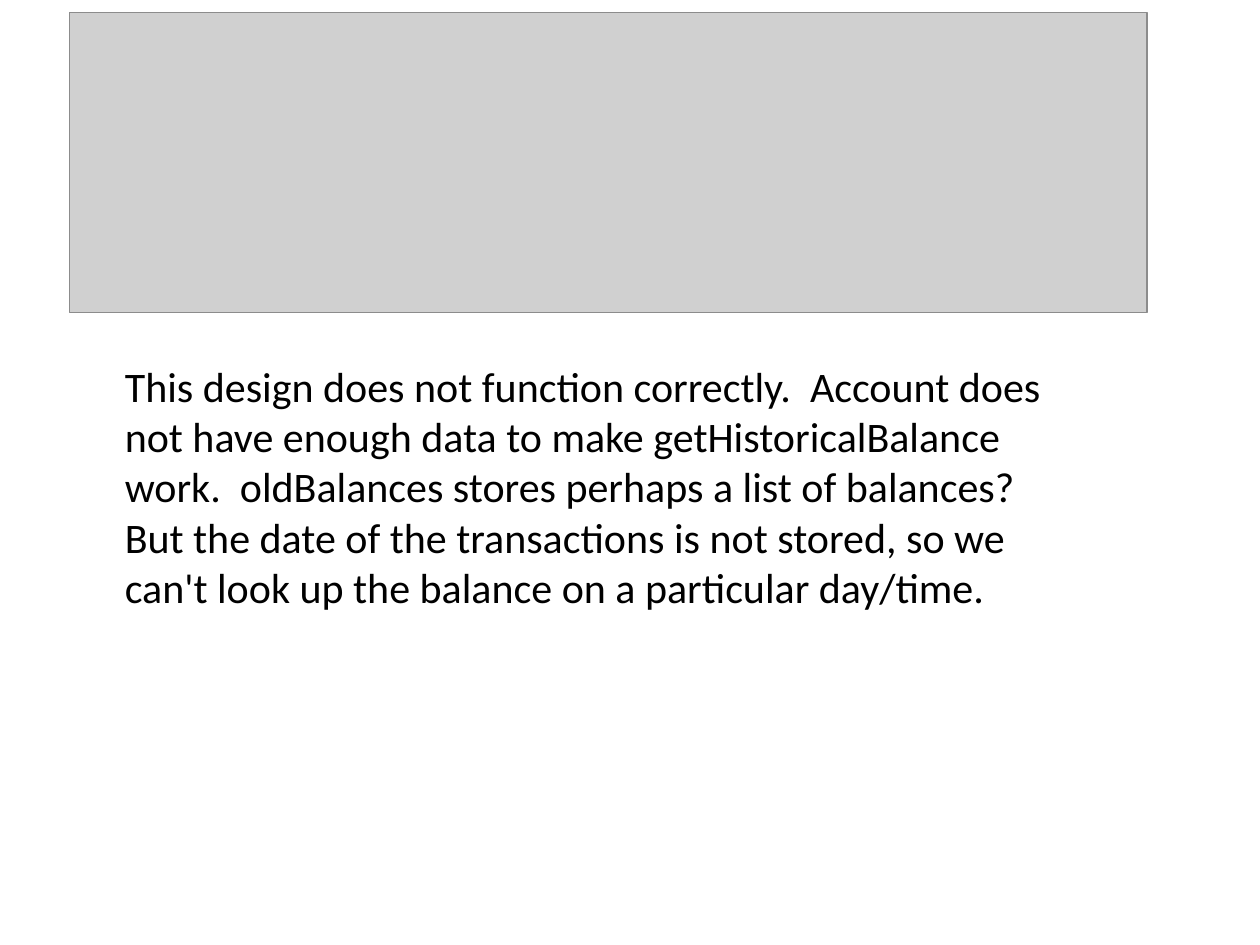
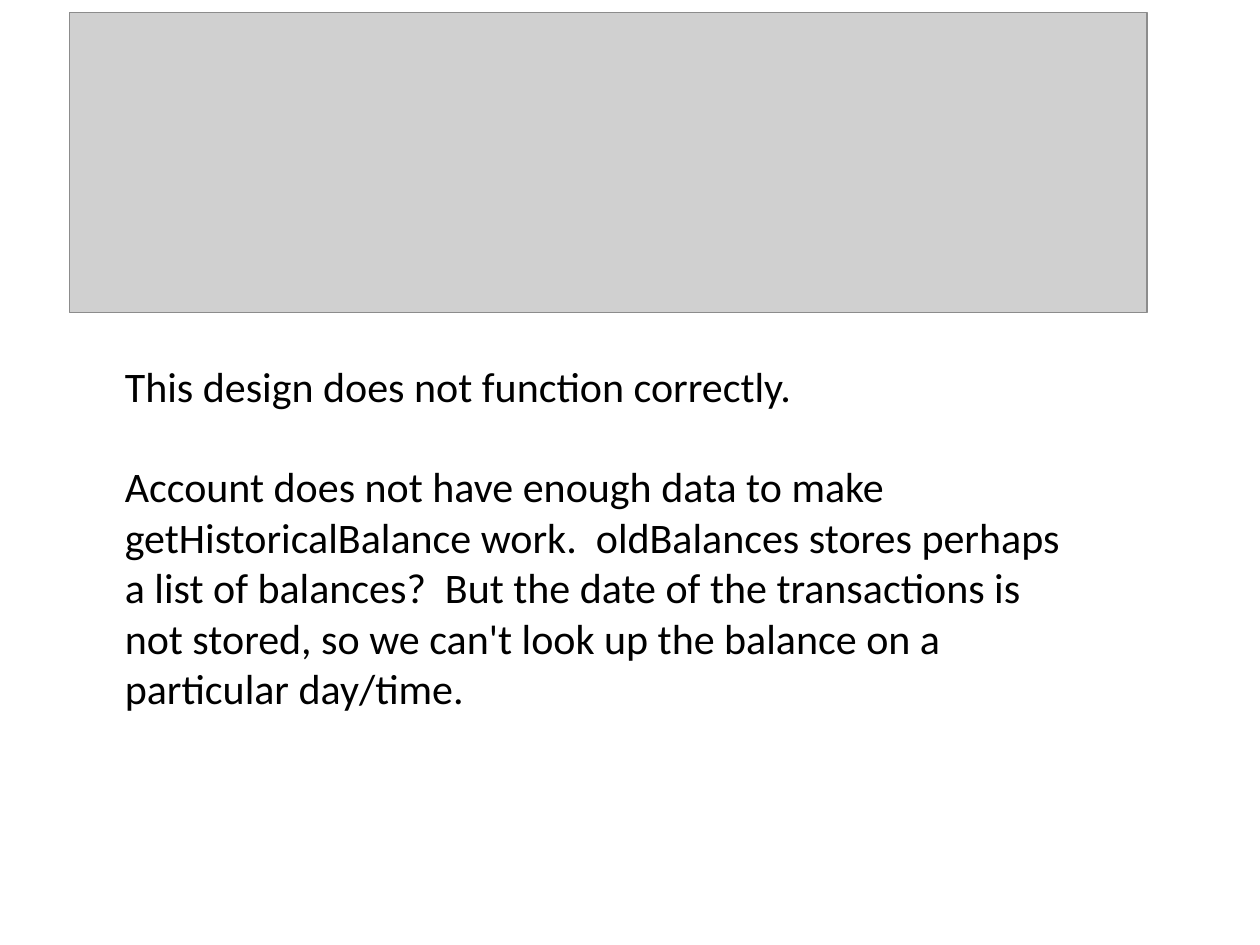
Before and after one commit to RHIT-CSSE/csse220, a slide deck: slide 25 of ClassMaterials/SETechniques/Slides/SoftwareEngineeringTechniques.pptx (slide 17 before the commit). Drawn at 1260x945 pixels with LibreOffice and Linux fonts; fonts in the diff are those of the drawing; grey boxes stand for pictures. Boxes give left, top, right and bottom in pixels: in the first picture for what was removed or moved away, otherwise in the second. Text is boxed around its words. In the diff, an @@ line names an element or a change of style, - is before the commit and + after.

```diff
--- a/ClassMaterials/SETechniques/Slides/SoftwareEngineeringTechniques.pptx
+++ b/ClassMaterials/SETechniques/Slides/SoftwareEngineeringTechniques.pptx
@@ text at (125,372,1060,711): text changed @@
-This design does not function correctly. Account does not have enough data to make getHistoricalBalance work. oldBalances stores perhaps a list of balances? But the date of the transactions is not stored, so we can't look up the balance on a particular day/time.
+This design does not function correctly.
+Account does not have enough data to make getHistoricalBalance work. oldBalances stores perhaps a list of balances? But the date of the transactions is not stored, so we can't look up the balance on a particular day/time.
```
Also in this commit, not shown: 16 other slides changed, 9 slides added, 1 other file.
